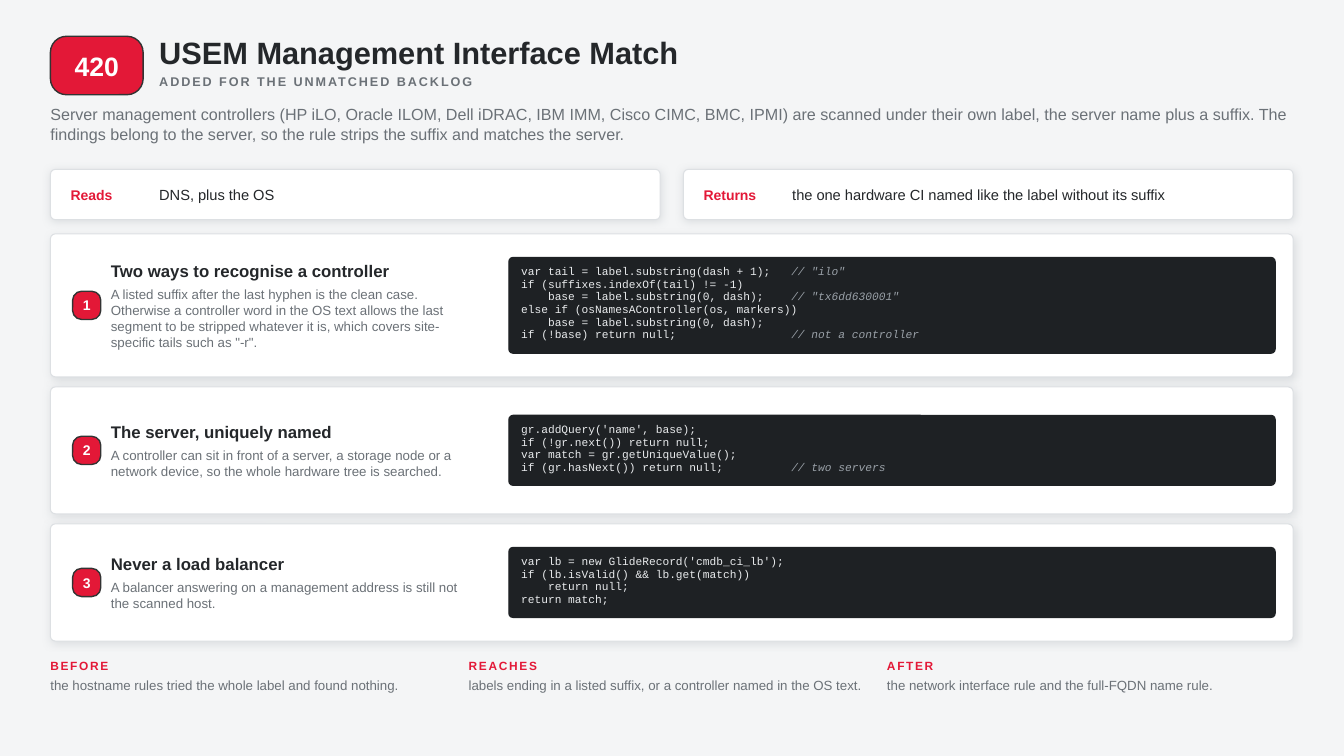
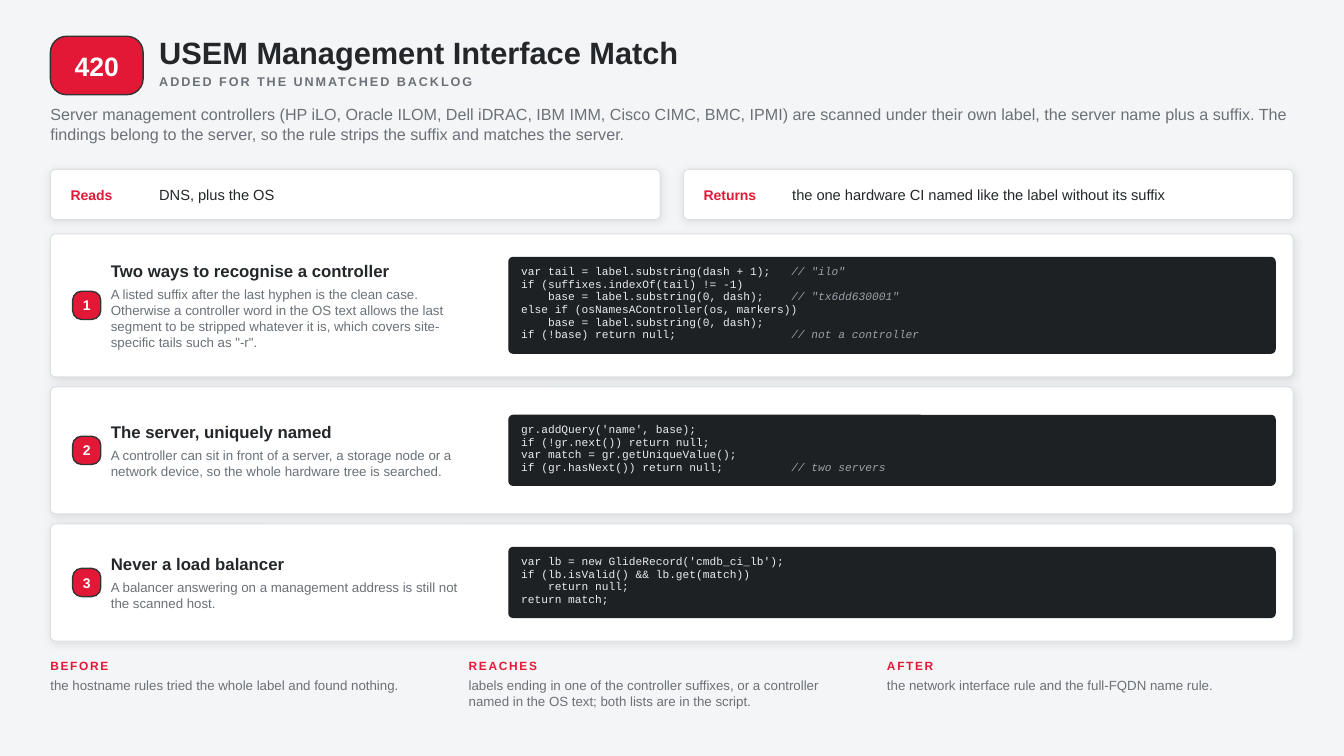
Before and after one commit to singhmihir/py, a slide deck: slide 25 of stories/qualys-ci-lookup-rules/Qualys CI Lookup Rules - Technical Walkthrough.pptx. Drawn at 1344x756 pixels with LibreOffice and Linux fonts; fonts in the diff are those of the drawing. Boxes give left, top, right and bottom in pixels: in the first picture for what was removed or moved away, otherwise in the second. Text is boxed around its words. In the diff, an @@ line names an element or a change of style, - is before the commit and + after.

```diff
--- a/stories/qualys-ci-lookup-rules/Qualys CI Lookup Rules - Technical Walkthrough.pptx
+++ b/stories/qualys-ci-lookup-rules/Qualys CI Lookup Rules - Technical Walkthrough.pptx
@@ text at (x1=469, y1=680, x2=819, y2=709): text changed @@
-labels ending in a listed suffix, or a controller named in the OS text.
+labels ending in one of the controller suffixes, or a controller named in the OS text; both lists are in the script.
```
Also in this commit, not shown: 7 other slides changed, 18 other files.
